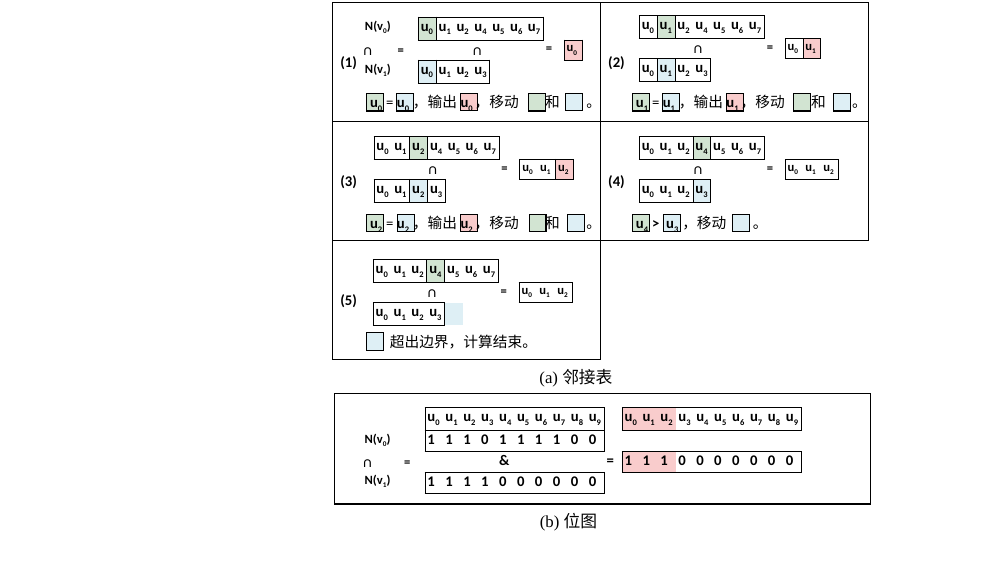
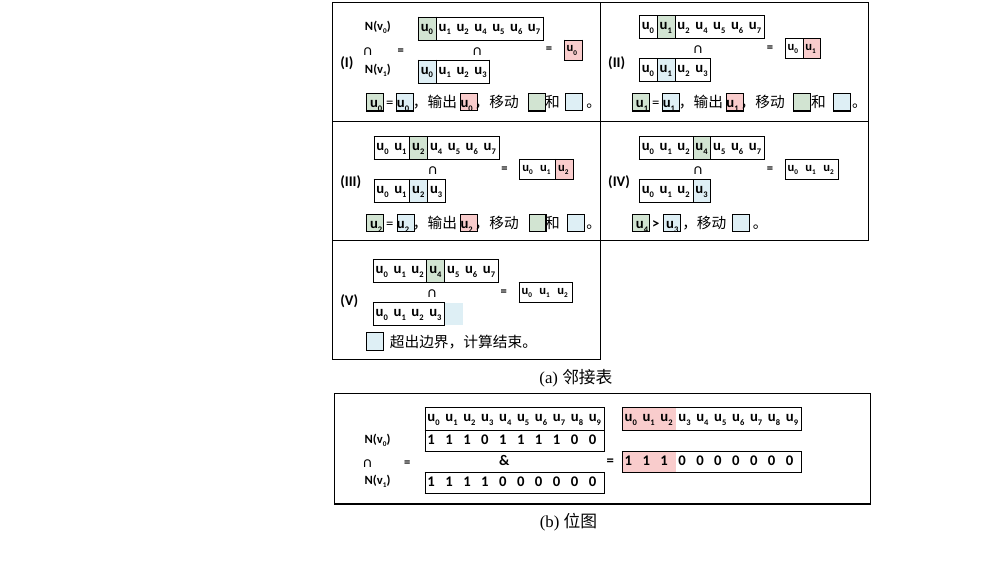
Before and after one commit to Pz1996/zjuthesis, a slide deck: slide 25 of figure/plot.pptx (slide 24 before the commit). Drawn at 1008x567 pixels with LibreOffice and Linux fonts; fonts in the diff are those of the drawing. Boxes give left, top, right and bottom in pixels: in the first picture for what was removed or moved away, otherwise in the second. Text is boxed around its words. In the diff, an @@ line names an element or a change of style, - is before the commit and + after.

```diff
--- a/figure/plot.pptx
+++ b/figure/plot.pptx
@@ text in rectangle at (340, 56, 353, 69): text changed @@
-(1)
+(I)
@@ text in rectangle at (608, 56, 625, 69): text changed @@
-(2)
+(II)
@@ text in rectangle at (340, 175, 361, 188): text changed @@
-(3)
+(III)
@@ text in rectangle at (608, 175, 630, 188): text changed @@
-(4)
+(IV)
@@ text in rectangle at (340, 294, 358, 307): text changed @@
-(5)
+(V)
```
Also in this commit, not shown: 2 other slides changed, 1 slide added, 25 other files.
